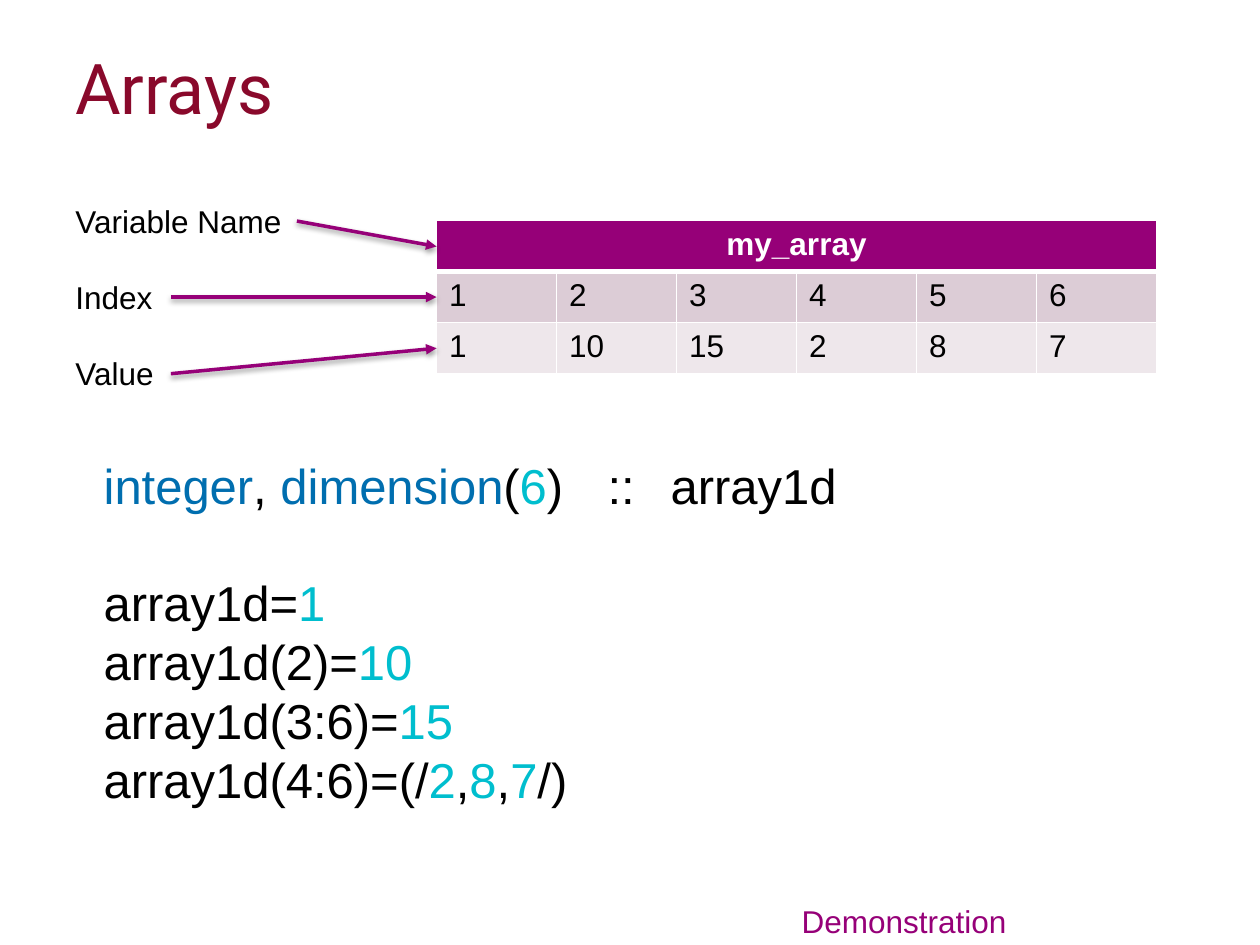
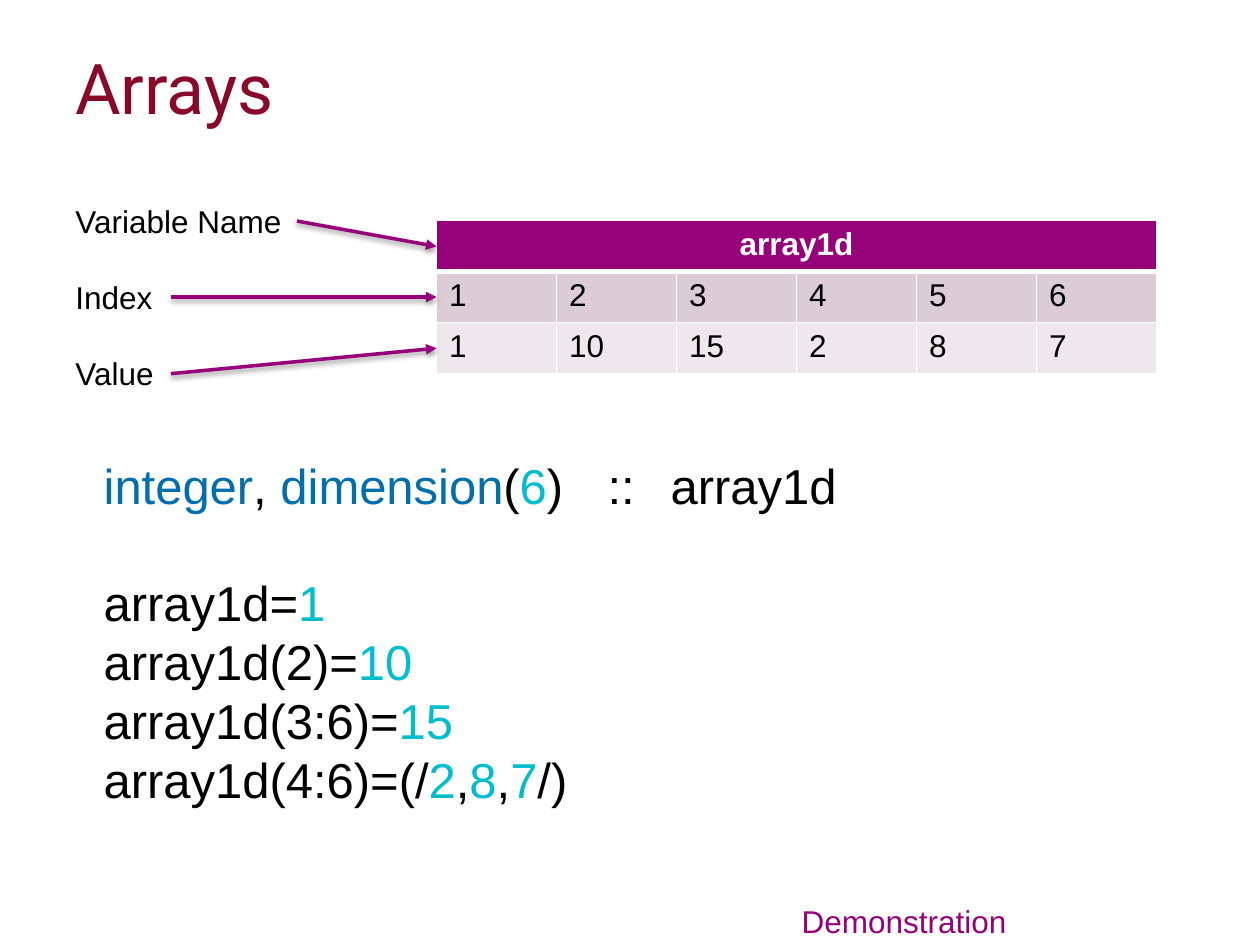
Before and after one commit to ImperialCollegeLondon/RCDS-introduction-to-fortran, a slide deck: slide 21 of Introduction to Fortran Slides.pptx. Drawn at 1260x945 pixels with LibreOffice and Linux fonts; fonts in the diff are those of the drawing; background and template pictures are left out. Boxes give left, top, right and bottom in pixels: in the first picture for what was removed or moved away, otherwise in the second. Text is boxed around its words. In the diff, an @@ line names an element or a change of style, - is before the commit and + after.

```diff
--- a/Introduction to Fortran Slides.pptx
+++ b/Introduction to Fortran Slides.pptx
@@ table at bbox=[436, 220, 1154, 374] @@
-row 1, column 1: my_array
+row 1, column 1: array1d
```
Also in this commit, not shown: 6 other slides changed, 9 other files.
